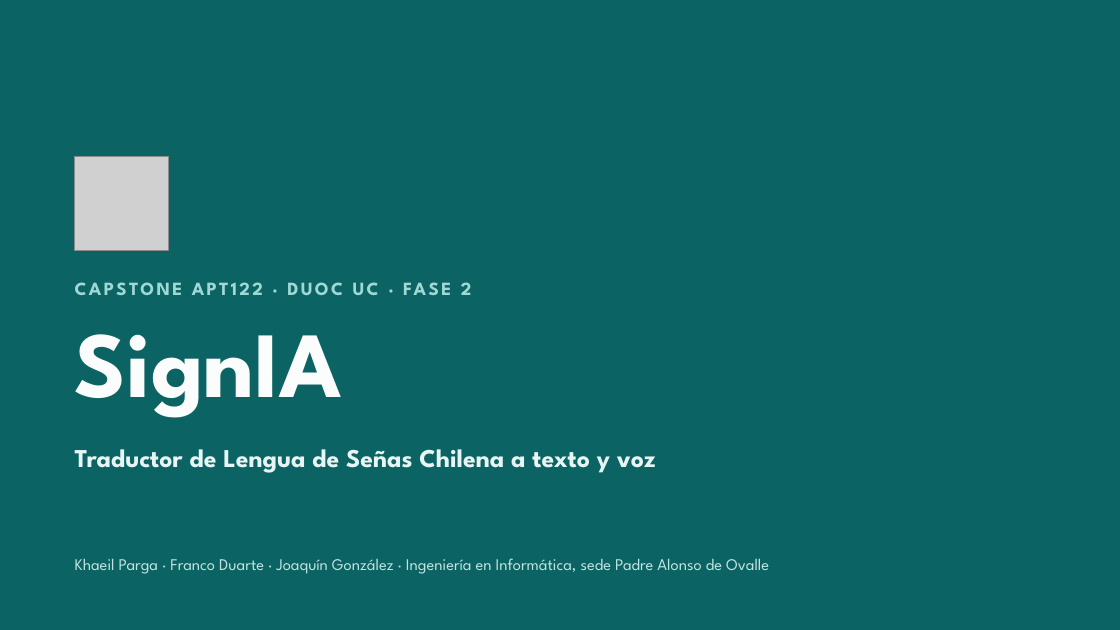
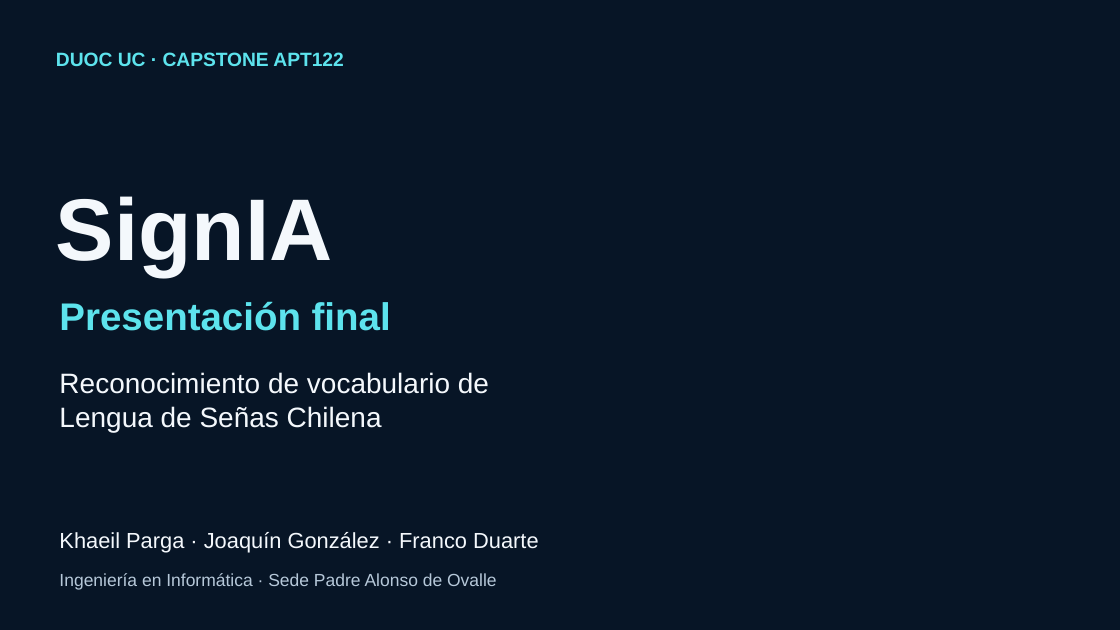
Before and after one commit to frduartel/Capstone, a slide deck: slide 1 of Fase 2/Evidencias Proyecto/Presentación Proyecto.pptx. Drawn at 1120x630 pixels with LibreOffice and Linux fonts; fonts in the diff are those of the drawing; grey boxes stand for pictures; background and template pictures are left out. Boxes give left, top, right and bottom in pixels: in the first picture for what was removed or moved away, otherwise in the second. Text is boxed around its words. In the diff, an @@ line names an element or a change of style, - is before the commit and + after.

```diff
--- a/Fase 2/Evidencias Proyecto/Presentación Proyecto.pptx
+++ b/Fase 2/Evidencias Proyecto/Presentación Proyecto.pptx
@@ background #0B6463 to picture (left out) @@
@@ text added at box(56, 52, 343, 66), 16.5 pt, text #5DE3ED, bold @@
+DUOC UC · CAPSTONE APT122
@@ text "SignIA": place and size @@
-text "SignIA" at box(75, 334, 343, 418)
+text "SignIA" at box(56, 196, 333, 277)
@@ text "SignIA" at box(56, 196, 333, 277): size 80 to 75 pt, font League Spartan to Arial, text colour #FBFCFC to #F4F8FC; line spacing 80pt to 1 @@
@@ picture removed at box(75, 157, 168, 250) @@
@@ text removed at box(239, 282, 250, 295) @@
-CAPSTONE APT122 · DUOC UC · FASE 2
@@ text added at box(59, 301, 391, 331), 33 pt, text #5DE3ED, bold @@
+Presentación final
@@ text at box(59, 372, 489, 432): text changed; size 22 to 24 pt; font League Spartan to Arial; text colour #E7F5F4 to #F4F8FC; bold off @@
-Traductor de Lengua de Señas Chilena a texto y voz
+Reconocimiento de vocabulario de
+Lengua de Señas Chilena
@@ text at box(59, 532, 539, 553): text changed; size 14 to 18.8 pt; font League Spartan to Arial; text colour #BFE3E1 to #F4F8FC @@
-Khaeil Parga · Franco Duarte · Joaquín González · Ingeniería en Informática, sede Padre Alonso de Ovalle
+Khaeil Parga · Joaquín González · Franco Duarte
@@ text added at box(59, 573, 497, 590), 15 pt, text #B6C8D9 @@
+Ingeniería en Informática · Sede Padre Alonso de Ovalle
```
Also in this commit, not shown: 12 slides added, 9 slides removed.
